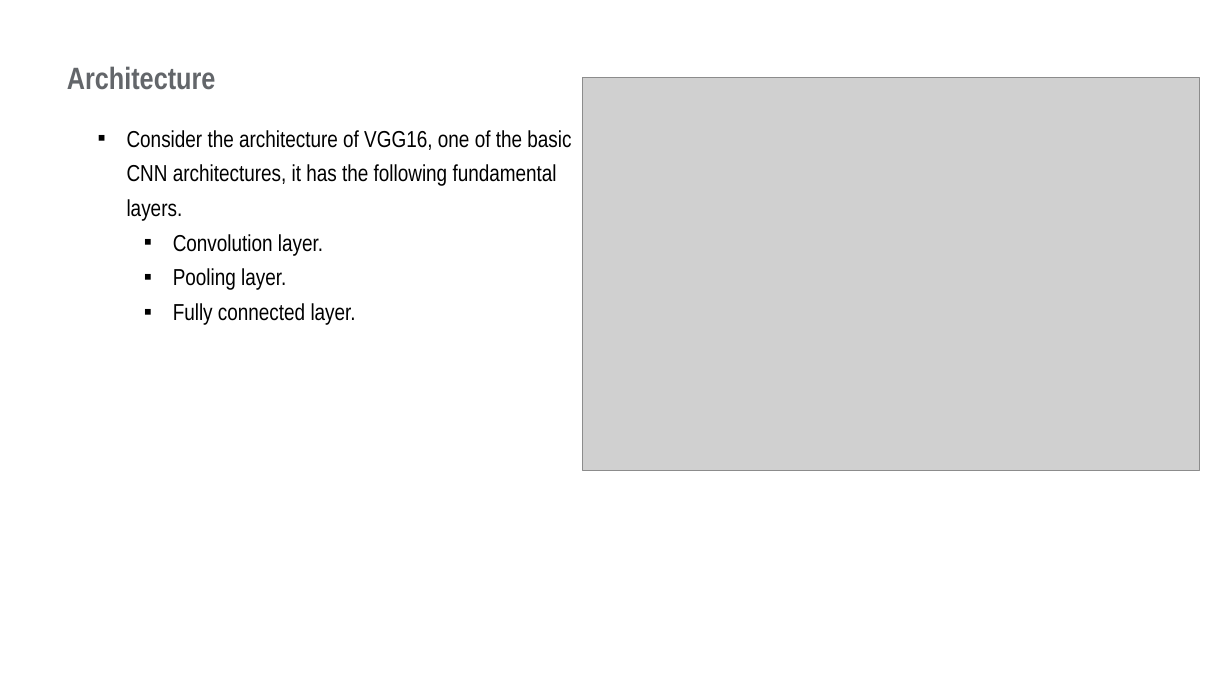
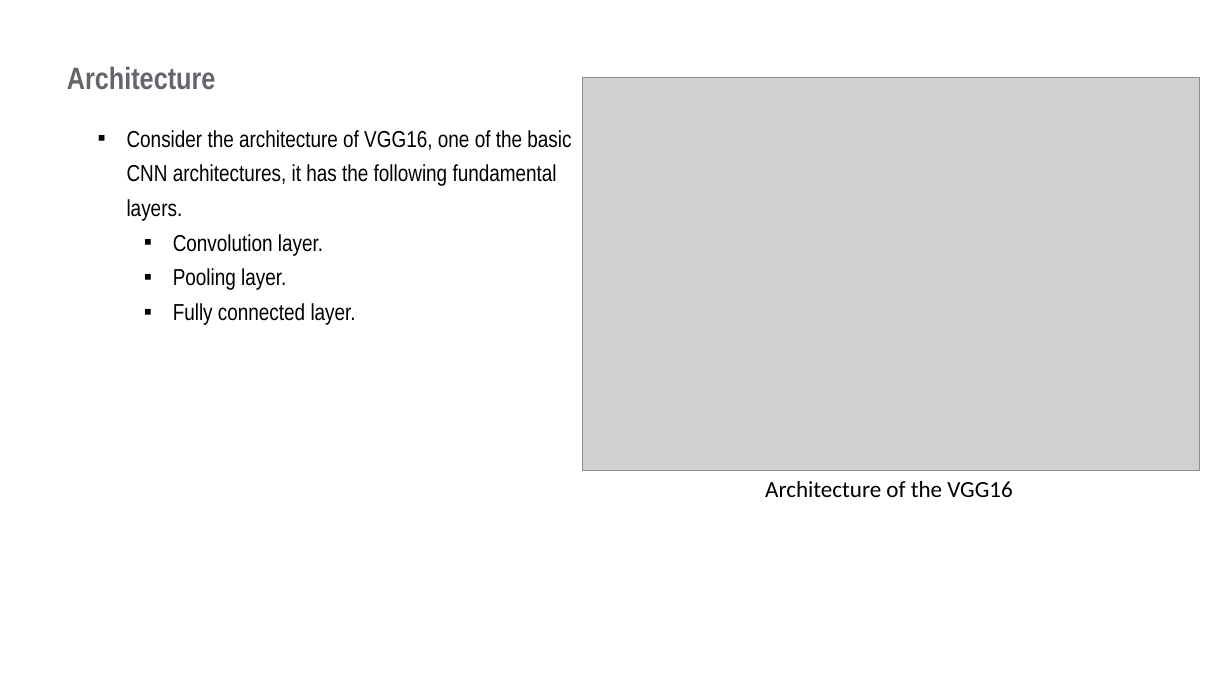
Before and after one commit to vohuynhquangnguyen/portfolio.codes-and-bytes, a slide deck: slide 3 of drafts/memristors/memristor.pptx (slide 13 before the commit). Drawn at 1232x693 pixels with LibreOffice and Linux fonts; fonts in the diff are those of the drawing; grey boxes stand for pictures; background and template pictures are left out. Boxes give left, top, right and bottom in pixels: in the first picture for what was removed or moved away, otherwise in the second. Text is boxed around its words. In the diff, an @@ line names an element or a change of style, - is before the commit and + after.

```diff
--- a/drafts/memristors/memristor.pptx
+++ b/drafts/memristors/memristor.pptx
@@ text added at box(765, 481, 1012, 497), 18 pt, text #000000 @@
+Architecture of the VGG16
```
Also in this commit, not shown: 6 other slides changed, 8 slides added, 1 slide removed, 1 other file.
